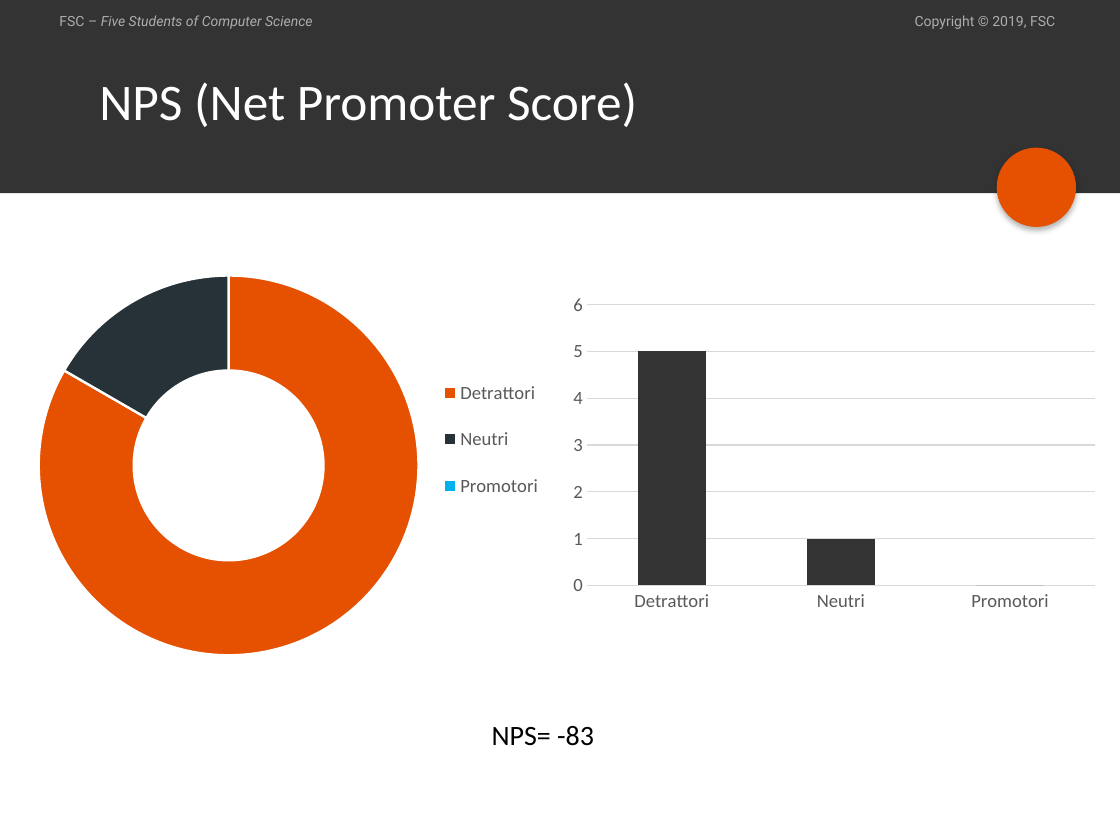
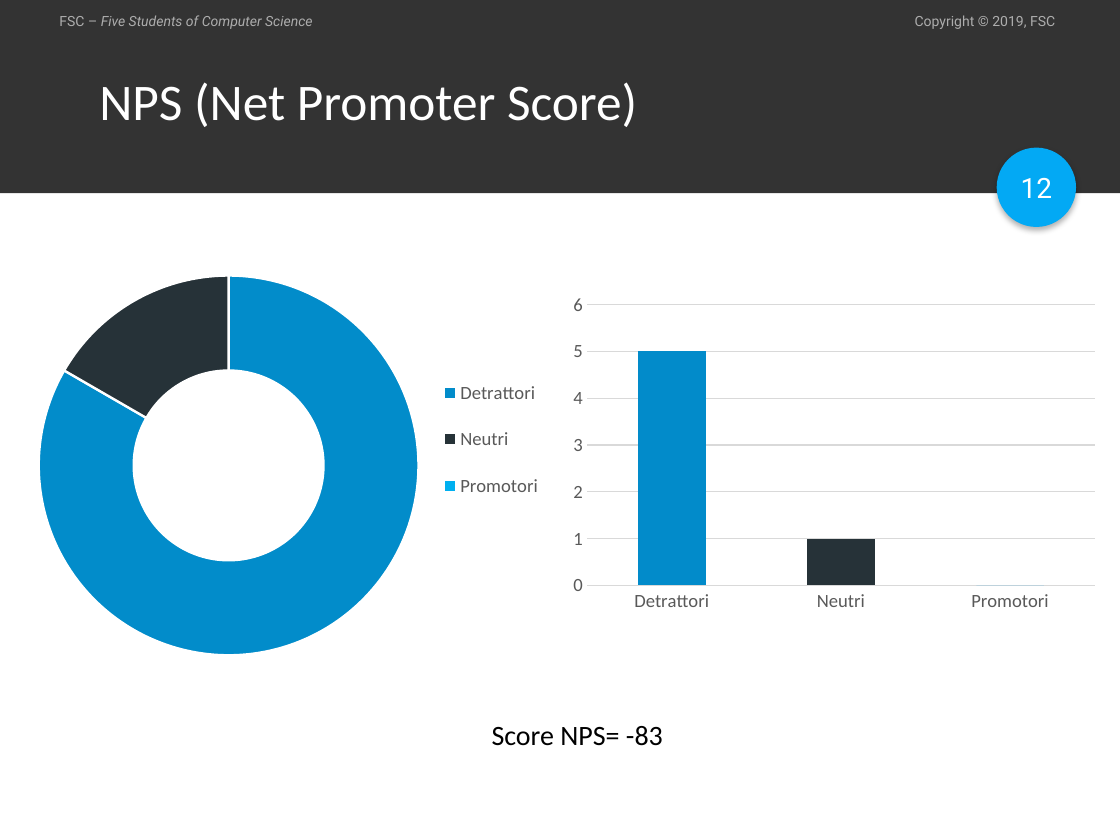
Before and after one commit to espositoandrea/ReportIUM, a slide deck: slide 12 of Presentazione/Presentazione IUM.pptx. Drawn at 1120x840 pixels with LibreOffice and Linux fonts; fonts in the diff are those of the drawing. Boxes give left, top, right and bottom in pixels: in the first picture for what was removed or moved away, otherwise in the second. Text is boxed around its words. In the diff, an @@ line names an element or a change of style, - is before the commit and + after.

```diff
--- a/Presentazione/Presentazione IUM.pptx
+++ b/Presentazione/Presentazione IUM.pptx
@@ ellipse at <box>997,148,1076,227</box>: fill #E55100 to #03A9F4 @@
@@ page number added at <box>1021,178,1052,198</box>, 18 pt, text #FFFFFF @@
+12
@@ doughnut chart at <box>15,260,558,671</box> @@
@@ colours of single points changed @@
@@ column stacked chart at <box>562,287,1105,618</box> @@
@@ colour of Series 1 #333333 to #03A9F4 @@
@@ colours of single points changed @@
@@ text at <box>492,726,663,746</box>: text changed @@
-NPS= -83
+Score NPS= -83
```
Also in this commit, not shown: 14 other slides changed.
